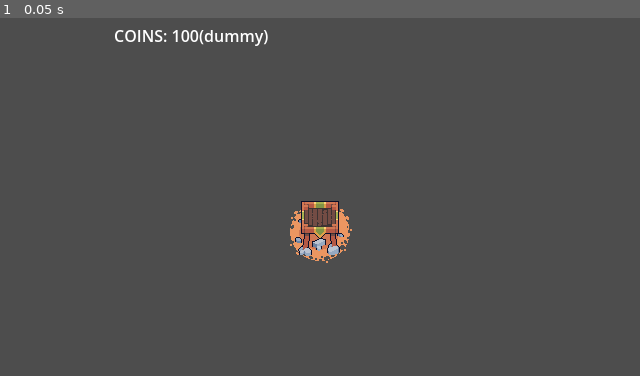
Above: before the commit, frame 1.
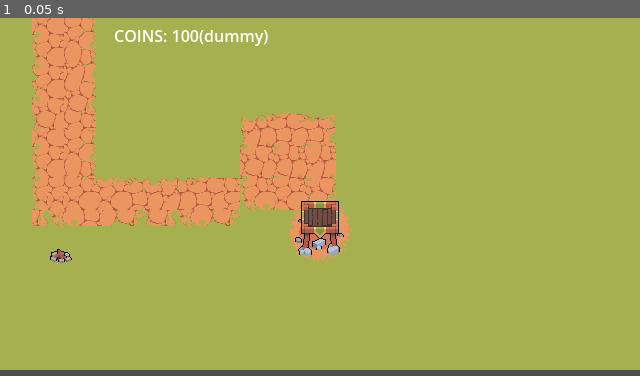
Above: after the commit, the same moment.

Repository: ButbkaDrug/easter_jam_with_ales
Game: Godot game, scene res://dev_main.tscn
Two runs of this game, one before a commit and one after it. Both use one fixed random seed, a clock stepped at 60 frames per second and the inputs below.
Inputs:
- Up to frame 1 (0.05 s): no input

The runs differ from the first frame. In frame 1, 97% of the frame differs, in the area x 0-100%, y 0-99%.

Commit message:
added level to dev_main

Diff:
--- a/dev_main.tscn
+++ b/dev_main.tscn
@@ -1,7 +1,8 @@
 [gd_scene format=3 uid="uid://dnwiq6dcgfyoj"]
 
-[ext_resource type="PackedScene" uid="uid://c08xal3jexv6p" path="res://features/player/player.tscn" id="1_4fqfn"]
-[ext_resource type="PackedScene" uid="uid://bfedlykvcmr2q" path="res://features/ui/hud/hud.tscn" id="1_dvahd"]
+[ext_resource type="PackedScene" uid="uid://c08xal3jexv6p" path="res://scenes/player/player.tscn" id="1_4fqfn"]
+[ext_resource type="PackedScene" uid="uid://bfedlykvcmr2q" path="res://scenes/ui/hud/hud.tscn" id="1_dvahd"]
+[ext_resource type="PackedScene" uid="uid://bvnmiu4fgj568" path="res://scenes/levels/level_01/level_01.tscn" id="2_gk6k3"]
 
 [node name="DevMain" type="Node" unique_id=1179610581]
 
@@ -13,5 +14,7 @@
 offset_right = 114.0
 offset_bottom = 6.0
 
+[node name="Level01" parent="." unique_id=816955264 instance=ExtResource("2_gk6k3")]
+
 [node name="Player" parent="." unique_id=139975162 instance=ExtResource("1_4fqfn")]
 position = Vector2(320, 180)
